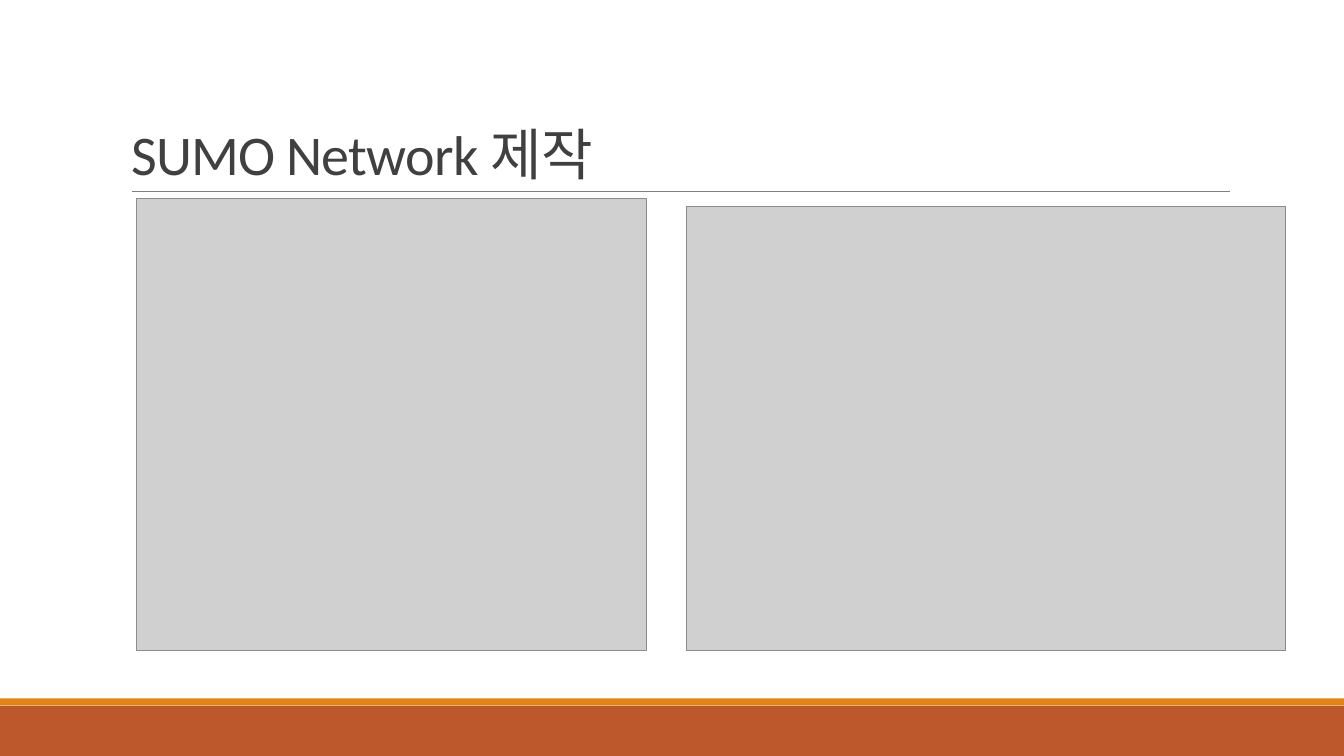
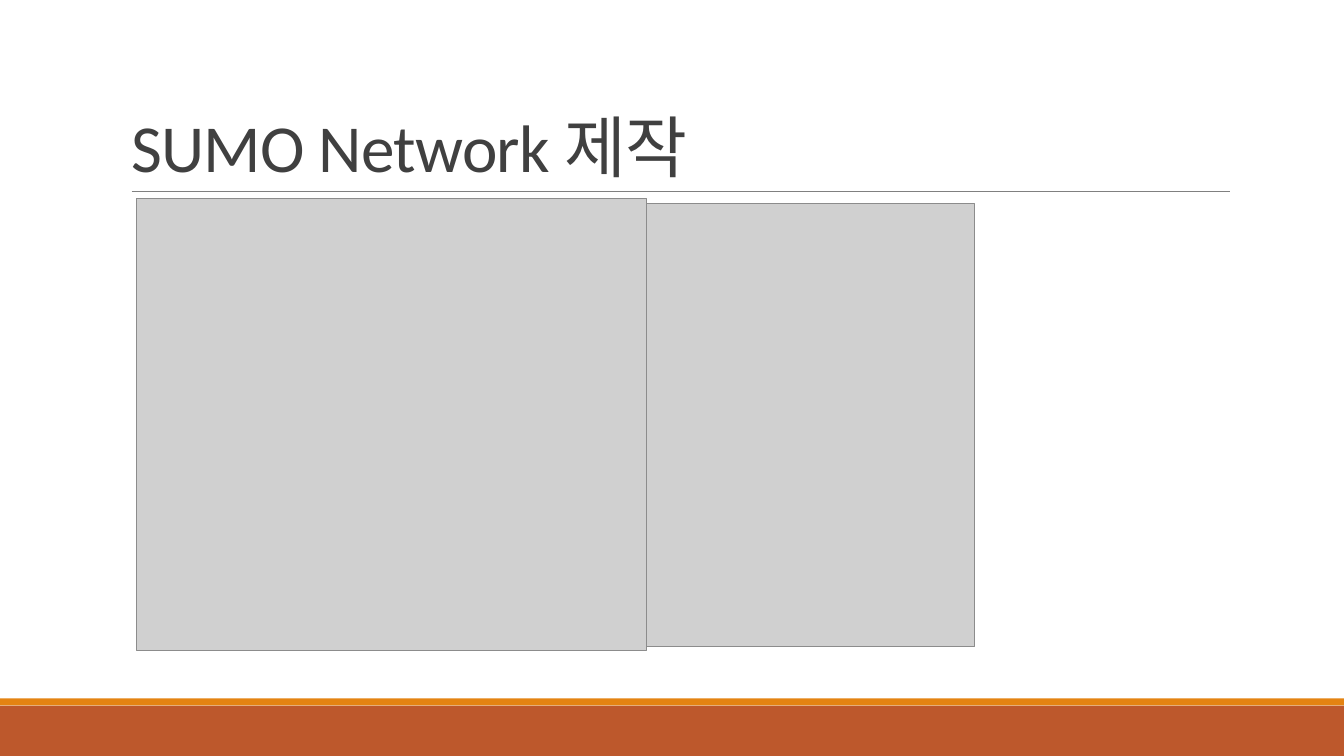
Before and after one commit to 3neutronstar/traffic-optimization_RL, a slide deck: slide 4 of 1st_Seminar(강민수).pptx. Drawn at 1344x756 pixels with LibreOffice and Linux fonts; fonts in the diff are those of the drawing; grey boxes stand for pictures. Boxes give left, top, right and bottom in pixels: in the first picture for what was removed or moved away, otherwise in the second. Text is boxed around its words. In the diff, an @@ line names an element or a change of style, - is before the commit and + after.

```diff
--- a/1st_Seminar(강민수).pptx
+++ b/1st_Seminar(강민수).pptx
@@ title "SUMO Network 제작" at (131,116,688,178): size 40 to 48 pt @@
@@ picture: place and size @@
-picture at (687,207,1286,650)
+picture at (376,204,975,647)
```
Also in this commit, not shown: 9 other slides changed, 13 slides added.
